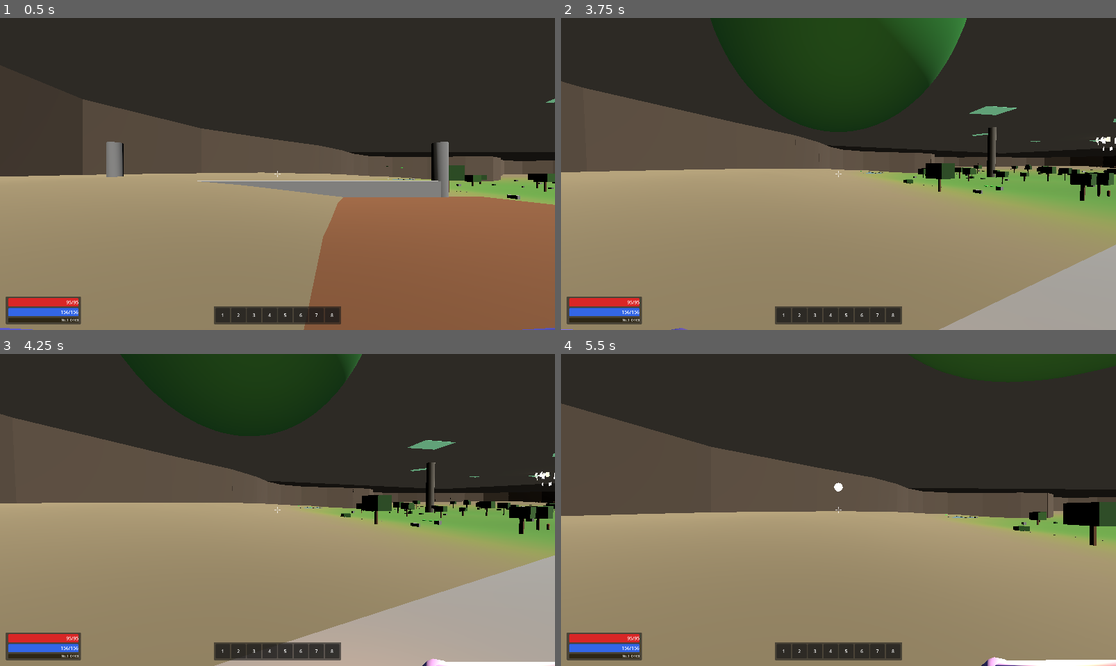
Above: before the commit, frames 1-4 (two rows, left to right).
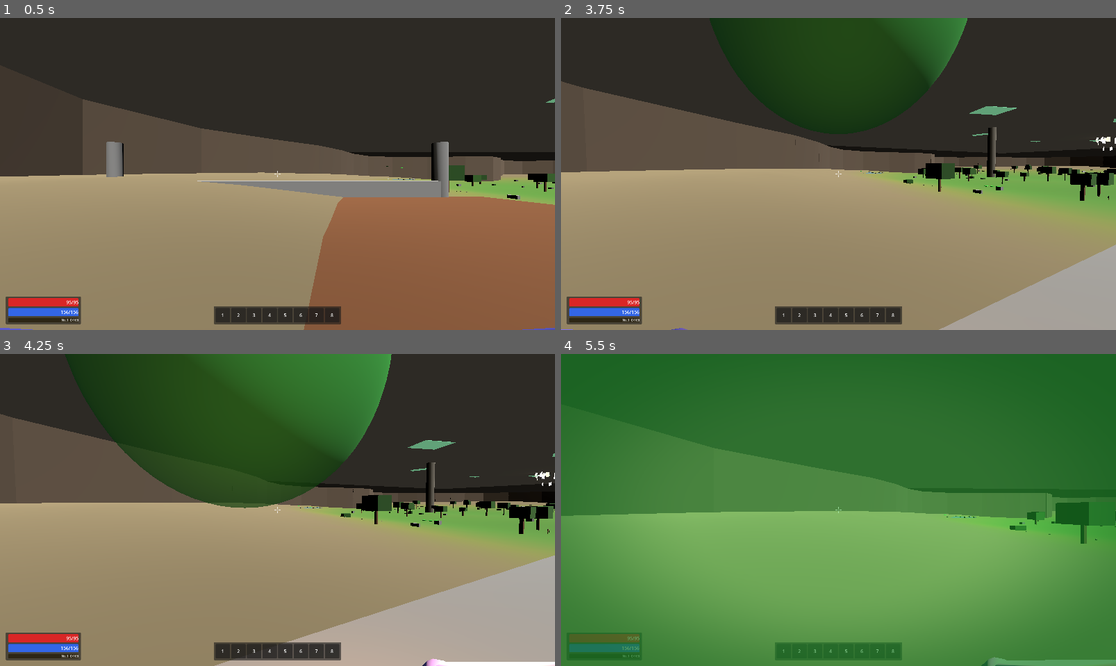
Above: after the commit, the same moments.

Repository: Jouyancito/another-game-of-dungeon
Game: Godot game, scene res://scenes/levels/floor1_prairie.tscn
Same seed, same stepped clock (60 frames per second), same inputs: the game is played once before the commit and once after it. This scene is started directly instead of the project's main scene.
Inputs (mouse positions are in pixels of both pictures, inside the frame that each line leads up to):
- Up to frame 1 (0.5 s): no input
- Up to frame 2 (3.75 s): tap Enter at 0.5 s; move the mouse to (866, 174) at 0.52 s; hold Ctrl (crouch) 0.53-1.28 s; hold W (move_forward) from 0.53 s (still down); click (866, 174) at 0.67 s; tap Space (jump) at 0.77, 1.52, 3.02 s; move the mouse to (810, 174) at 1.27 s; tap E (interact) at 1.35 s; move the mouse to (849, 167) at 2.02 s; hold Shift (sprint) 2.03-2.78 s; move the mouse to (832, 180) at 2.77 s; tap F (toggle_torch) at 2.85 s; click (832, 180) at 2.92 s; move the mouse to (877, 177) at 3.52 s; tap K at 3.6 s
- Up to frame 3 (4.25 s): keep holding W (move_forward); tap Space (jump) at 3.77 s
- Up to frame 4 (5.5 s): keep holding W (move_forward); move the mouse to (794, 506) at 4.27 s; tap 1 at 4.35 s; tap Space (jump) at 4.52 s; move the mouse to (844, 510) at 5.02 s; tap 2 at 5.1 s; click (844, 510) at 5.17 s

Frame 1 is identical in both runs. In frame 2, 0.4% of the frame differs, in the area x 26-100%, y 0-59%; in frame 3, 15%; in frame 4, 100%, in the area x 0-100%, y 0-100%.
Error before the commit: Parse Error: The function signature doesn't match the parent. Parent signature is "take_damage(float, Vector3 = <default>, float = <default>, int = <default>, …

Commit message:
fix: propagar param attacker en overrides take_damage
5 subclases override take_damage — deben matchear firma del padre:
- fox.gd, bandit_melee.gd, golem.gd, king_slime.gd: agregado
  'attacker: Node = null' + propagado a super.take_damage(..., attacker)
- turtle.gd: override no llama super (implementa damage propio) —
  agregado param + _damage_log/_attackers tracking inline para
  mantener ownership funcional

Sin este fix el static analyzer tira 'function signature doesnt
match parent'. Con el fix, drops de todos los bosses/especiales
respetan ownership por killing blow.

Diff:
--- a/game/scenes/enemy/bandit_melee.gd
+++ b/game/scenes/enemy/bandit_melee.gd
@@ -150,7 +150,7 @@
 
 
 ## Override take_damage — 30% chance de bloquear (reduce daño 50%)
-func take_damage(amount: float, hit_direction := Vector3.ZERO, knockback_force := 0.0, attacker_str := 0) -> void:
+func take_damage(amount: float, hit_direction := Vector3.ZERO, knockback_force := 0.0, attacker_str := 0, attacker: Node = null) -> void:
 	if is_dead:
 		return
 
@@ -158,4 +158,4 @@
 	if can_block and randf() < block_chance:
 		final_amount *= (1.0 - block_damage_reduction)
 
-	super.take_damage(final_amount, hit_direction, knockback_force, attacker_str)
+	super.take_damage(final_amount, hit_direction, knockback_force, attacker_str, attacker)
--- a/game/scenes/enemy/fox.gd
+++ b/game/scenes/enemy/fox.gd
@@ -98,7 +98,7 @@
 
 # ─── Dodge (esquive melee 20%) ────────────────────────────────────────────────
 
-func take_damage(amount: float, hit_direction := Vector3.ZERO, knockback_force := 0.0, attacker_str := 0) -> void:
+func take_damage(amount: float, hit_direction := Vector3.ZERO, knockback_force := 0.0, attacker_str := 0, attacker: Node = null) -> void:
 	if is_dead:
 		return
 
@@ -107,7 +107,7 @@
 		_play_sidestep(hit_direction)
 		return
 
-	super.take_damage(amount, hit_direction, knockback_force, attacker_str)
+	super.take_damage(amount, hit_direction, knockback_force, attacker_str, attacker)
 
 
 func _play_sidestep(hit_direction: Vector3) -> void:
--- a/game/scenes/enemy/golem.gd
+++ b/game/scenes/enemy/golem.gd
@@ -70,10 +70,10 @@
 
 
 ## Override take_damage: si duerme, despertar antes de recibir daño
-func take_damage(amount: float, hit_direction := Vector3.ZERO, knockback_force := 0.0, attacker_str := 0) -> void:
+func take_damage(amount: float, hit_direction := Vector3.ZERO, knockback_force := 0.0, attacker_str := 0, attacker: Node = null) -> void:
 	if is_dormant:
 		_awaken()
-	super.take_damage(amount, hit_direction, knockback_force, attacker_str)
+	super.take_damage(amount, hit_direction, knockback_force, attacker_str, attacker)
 
 
 ## Cicla entre 3 ataques: Puñetazo → Pisotón AoE → Lanzar roca
--- a/game/scenes/enemy/king_slime.gd
+++ b/game/scenes/enemy/king_slime.gd
@@ -468,11 +468,11 @@
 # ──────────────────────────────────────────────────────────────────────
 # Phase transitions
 # ──────────────────────────────────────────────────────────────────────
-func take_damage(amount: float, hit_direction := Vector3.ZERO, knockback_force := 0.0, attacker_str := 0) -> void:
+func take_damage(amount: float, hit_direction := Vector3.ZERO, knockback_force := 0.0, attacker_str := 0, attacker: Node = null) -> void:
 	var final_amount: float = amount
 	if _shielding:
 		final_amount = amount * SHIELD_DAMAGE_MULT
-	super(final_amount, hit_direction, knockback_force, attacker_str)
+	super(final_amount, hit_direction, knockback_force, attacker_str, attacker)
 	if is_dead:
 		return
 	_update_phase()
--- a/game/scenes/enemy/turtle.gd
+++ b/game/scenes/enemy/turtle.gd
@@ -72,7 +72,7 @@
 # ─── Shell mechanic ─────────────────────────────────────────────────────────
 
 ## Override take_damage: cualquier golpe dispara la retracción
-func take_damage(amount: float, hit_direction := Vector3.ZERO, knockback_force := 0.0, attacker_str := 0) -> void:
+func take_damage(amount: float, hit_direction := Vector3.ZERO, knockback_force := 0.0, attacker_str := 0, attacker: Node = null) -> void:
 	if is_dead:
 		return
 
@@ -82,6 +82,12 @@
 	# Provocar si es neutral
 	if aggression == AggressionType.NEUTRAL and not is_provoked:
 		is_provoked = true
+
+	# Log de daño para ownership del drop (mismo patrón que base_enemy)
+	if attacker != null and is_instance_valid(attacker):
+		var aid := attacker.get_instance_id()
+		_damage_log[aid] = _damage_log.get(aid, 0.0) + effective_amount
+		_attackers[aid] = attacker
 
 	# Pasar el daño ya reducido — evitar doble reducción en la base
 	# Llamamos directamente sin el hook de DEF (que base_enemy no tiene por defecto)
